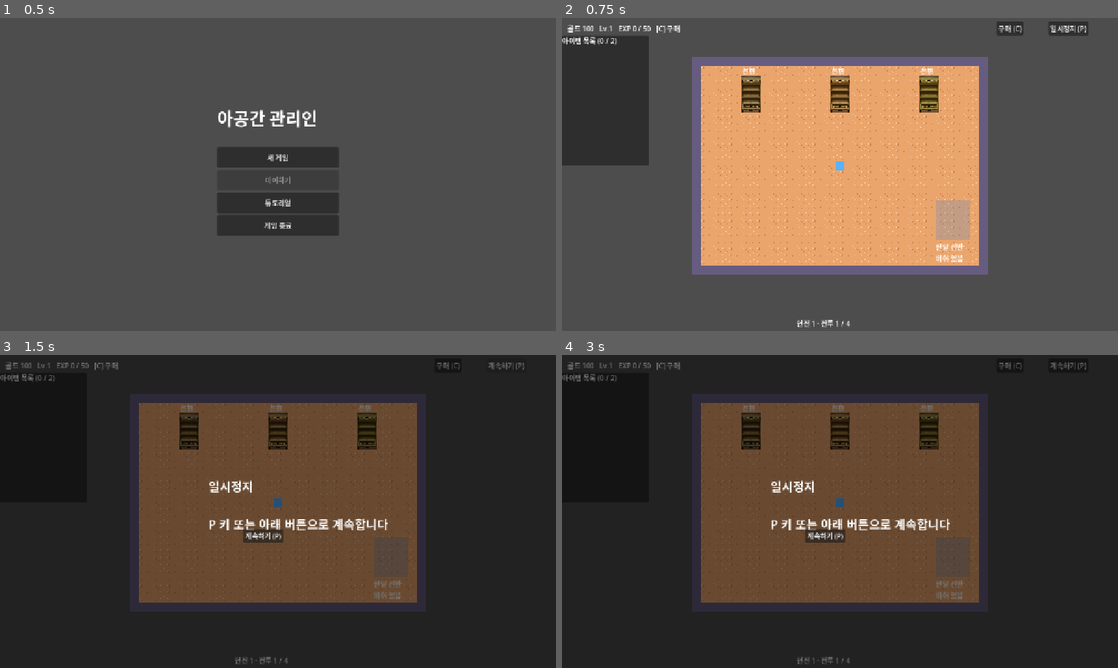
Above: before the commit, frames 1-4 (two rows, left to right).
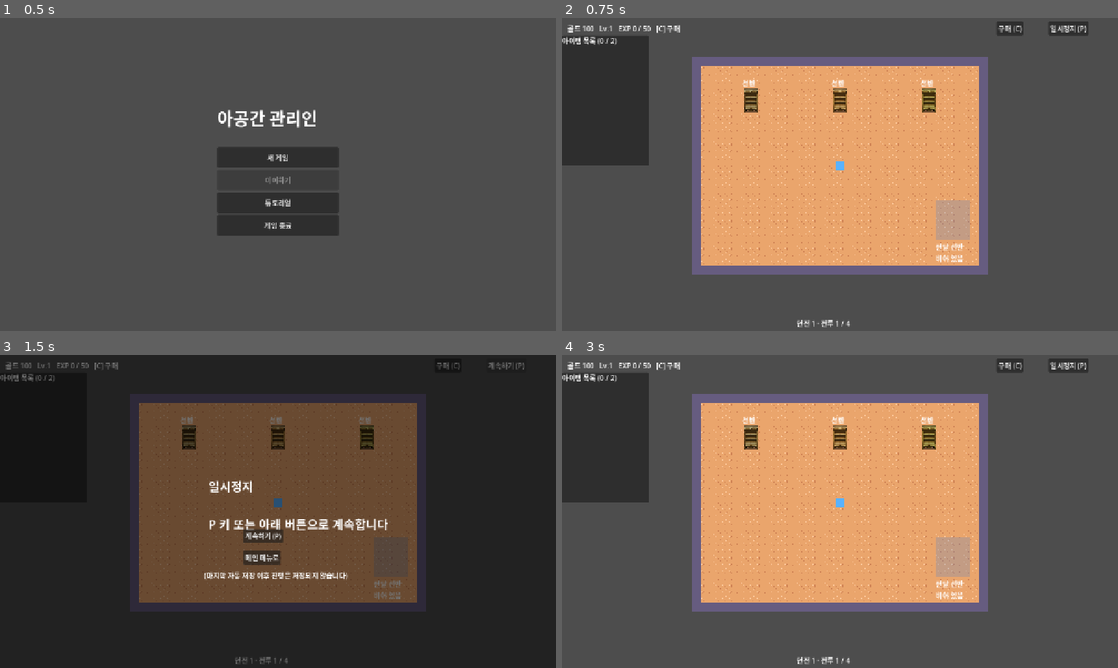
Above: after the commit, the same moments.

Repository: JaeyoungMyo/TheBetweenkeeper
Game: Godot game, scene res://scenes/main_menu.tscn
Same seed, same stepped clock (60 frames per second), same inputs: the game is played once before the commit and once after it.
Inputs (mouse positions are in pixels of both pictures, inside the frame that each line leads up to):
- Up to frame 1 (0.5 s): no input
- Up to frame 2 (0.75 s): click "새 게임" at 0.5 s
- Up to frame 3 (1.5 s): click "일시정지 (P)" at 1.25 s
- Up to frame 4 (3 s): click (823, 558) at 2 s, where only the run after the commit has a clickable "메인 메뉴로"; click (840, 495) at 2.75 s, where only the run after the commit has a clickable "새 게임"

Frame 1 is identical in both runs. In frame 2, 1.1% of the frame differs, in the area x 32-68%, y 16-31%; in frame 3, 1.6%; in frame 4, 100%, in the area x 0-100%, y 0-100%.

Commit message:
선반 그림 2/3 축소, 일시정지 화면에 메인 메뉴 버튼 추가
Co-Authored-By: Claude Haiku 5.5 <noreply@anthropic.com>

Diff:
--- a/scripts/storage/storage_facility.gd
+++ b/scripts/storage/storage_facility.gd
@@ -27,6 +27,8 @@
 const ICON_SIZE := 10.0
 ## 선반 바닥선은 position.y + FOOT 에 맞춘다 (칸 수가 바뀌어도 바닥은 그대로)
 const FOOT := 42.0
+## 그림 배율 (원본 책장의 2/3)
+const SCALE := 2.0 / 3.0
 
 var _shape: RectangleShape2D
 var _icons: Array = []
@@ -65,8 +67,13 @@
 	return Vector2(PIECE_W * combo().size(), h)
 
 
+## 화면에 보이는 크기 (배율 적용)
+func world_size() -> Vector2:
+	return size() * SCALE
+
+
 func bounds() -> Rect2:
-	var sz := size()
+	var sz := world_size()
 	return Rect2(global_position + Vector2(-sz.x / 2, FOOT - sz.y), sz)
 
 
@@ -95,11 +102,13 @@
 		return
 	for c in body.get_children():
 		c.queue_free()
-	var sz := size()
+	var sz := world_size()
 	_shape.size = sz
+	body.scale = Vector2.ONE * SCALE
+	body.position = Vector2(0, FOOT * (1.0 - SCALE))
 	(get_child(0) as CollisionShape2D).position = Vector2(0, FOOT - sz.y / 2)
 	body.modulate = TINTS[shelf_index % TINTS.size()]
-	var x := -sz.x / 2
+	var x := -size().x / 2
 	for tiers in combo():
 		var piece := Sprite2D.new()
 		var atlas := AtlasTexture.new()
--- a/scripts/ui/pause_menu.gd
+++ b/scripts/ui/pause_menu.gd
@@ -33,6 +33,22 @@
 	resume.position = Vector2(560, 400)
 	resume.pressed.connect(toggle)
 	_overlay.add_child(resume)
+	# 튜토리얼 · 게임 중 초기 화면으로. 마지막 자동 저장 이후 진행은 남지 않는다
+	var to_menu := Button.new()
+	to_menu.text = "메인 메뉴로"
+	to_menu.position = Vector2(560, 450)
+	to_menu.pressed.connect(go_to_menu)
+	_overlay.add_child(to_menu)
+	var note := Label.new()
+	note.text = "(마지막 자동 저장 이후 진행은 저장되지 않습니다)"
+	note.position = Vector2(470, 495)
+	_overlay.add_child(note)
+
+
+func go_to_menu() -> void:
+	_user_paused = false
+	get_tree().paused = false
+	get_tree().change_scene_to_file("res://scenes/main_menu.tscn")
 
 
 func _process(_delta: float) -> void:
